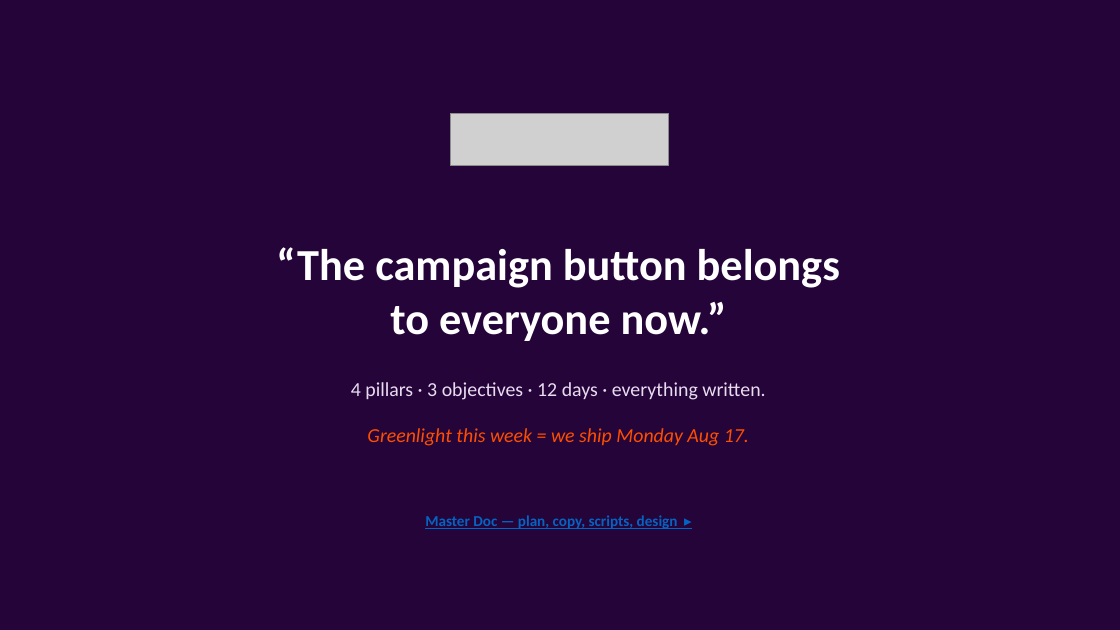
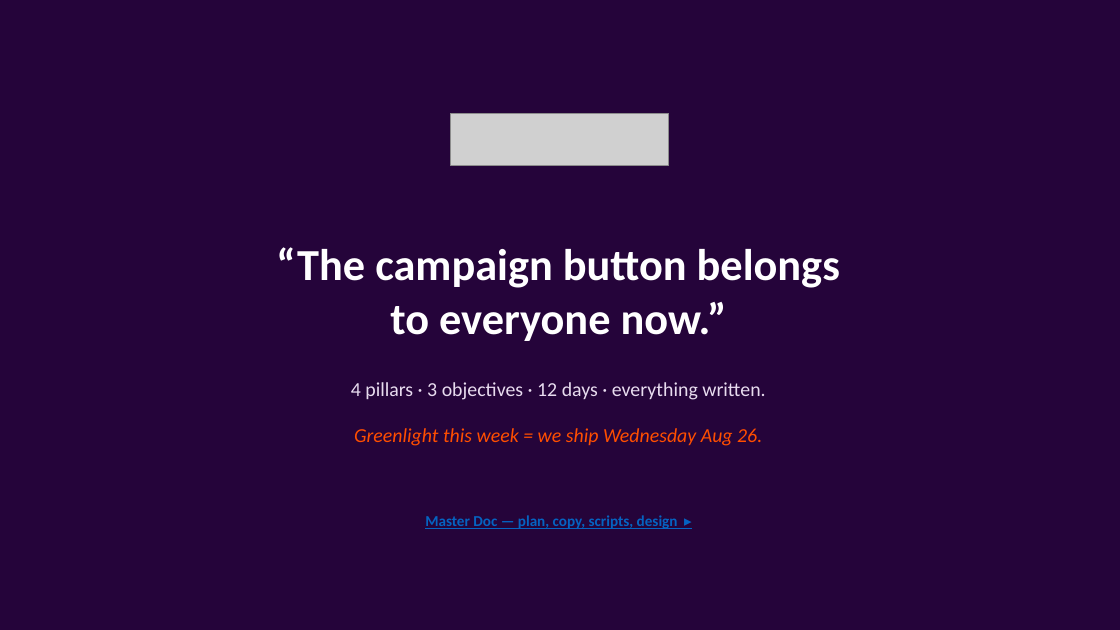
Before and after one commit to sergiogenlayer/predictionmarket, a slide deck: slide 12 of marketing/Rally_Permissionless_Campaigns_Plan.pptx. Drawn at 1120x630 pixels with LibreOffice and Linux fonts; fonts in the diff are those of the drawing; grey boxes stand for pictures. Boxes give left, top, right and bottom in pixels: in the first picture for what was removed or moved away, otherwise in the second. Text is boxed around its words. In the diff, an @@ line names an element or a change of style, - is before the commit and + after.

```diff
--- a/marketing/Rally_Permissionless_Campaigns_Plan.pptx
+++ b/marketing/Rally_Permissionless_Campaigns_Plan.pptx
@@ text at (x1=354, y1=428, x2=762, y2=446): text changed @@
-Greenlight this week = we ship Monday Aug 17.
+Greenlight this week = we ship Wednesday Aug 26.
```
Also in this commit, not shown: 9 other slides changed, 8 other files.
